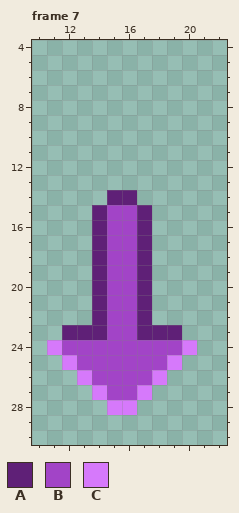
Pixel-art file -- Sprite/UI/spr_UI_Initiative_02.aseprite. Above: the version before the commit.
32x32 pixels, 21 frames. Shown: frame 7: x 10..22, y 4..30. The commit also changed other frames, which this record leaves out.
Palette (. is transparent): A #5f2077  B #a244c7  C #d679fb
Pixels before, frame 7, first column x 11:
14 ....AA....
15 ...ABBA...
16 ...ABBA...
17 ...ABBA...
18 ...ABBA...
19 ...ABBA...
20 ...ABBA...
21 ...ABBA...
22 ...ABBA...
23 .AAABBAAA.
24 CBBBBBBBBC
25 .CBBBBBBC.
26 ..CBBBBC..
27 ...CBBC...
28 ....CC....
After the commit:
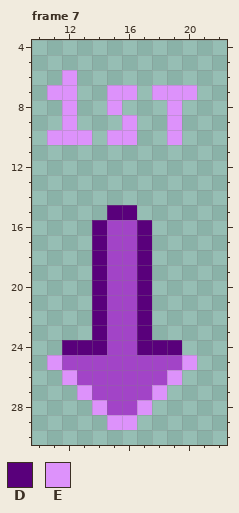
Colours new in this view: D #59007b  E #dd92fb
Change:
layer "Layer 2" added
Changed rows in their new state; - is an unchanged pixel.
Frame 7, layers "Layer 2", "Layer 1":
first column x 11:
 6 -E--------
 7 EE--EE-EEE
 8 -E--E---E-
 9 -E---E--E-
10 EEE-EE--E-
first column x 11:
14 ----..----
15 ---.DD.---
16 ---D--D---
17 ---D--D---
18 ---D--D---
19 ---D--D---
20 ---D--D---
21 ---D--D---
22 ---D--D---
23 -..D--D..-
24 .DDD--DDD.
25 EB------BE
26 -EB----BE-
27 --EB--BE--
28 ---EBBE---
29 ----EE----
Where, in picture pixels (left, top, right, bottom), the same in both pictures:
changed: (47, 70, 197, 430)
